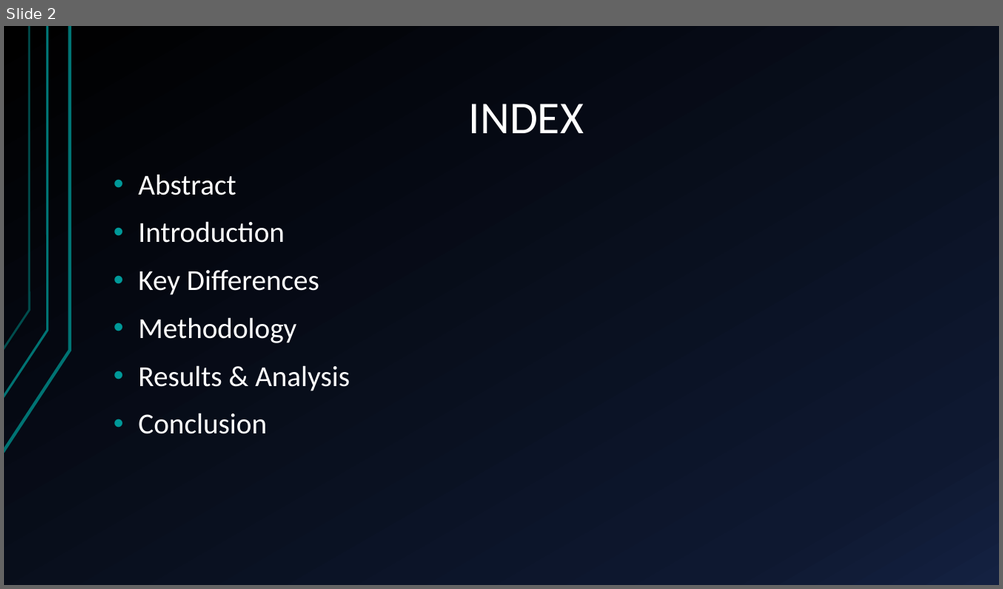
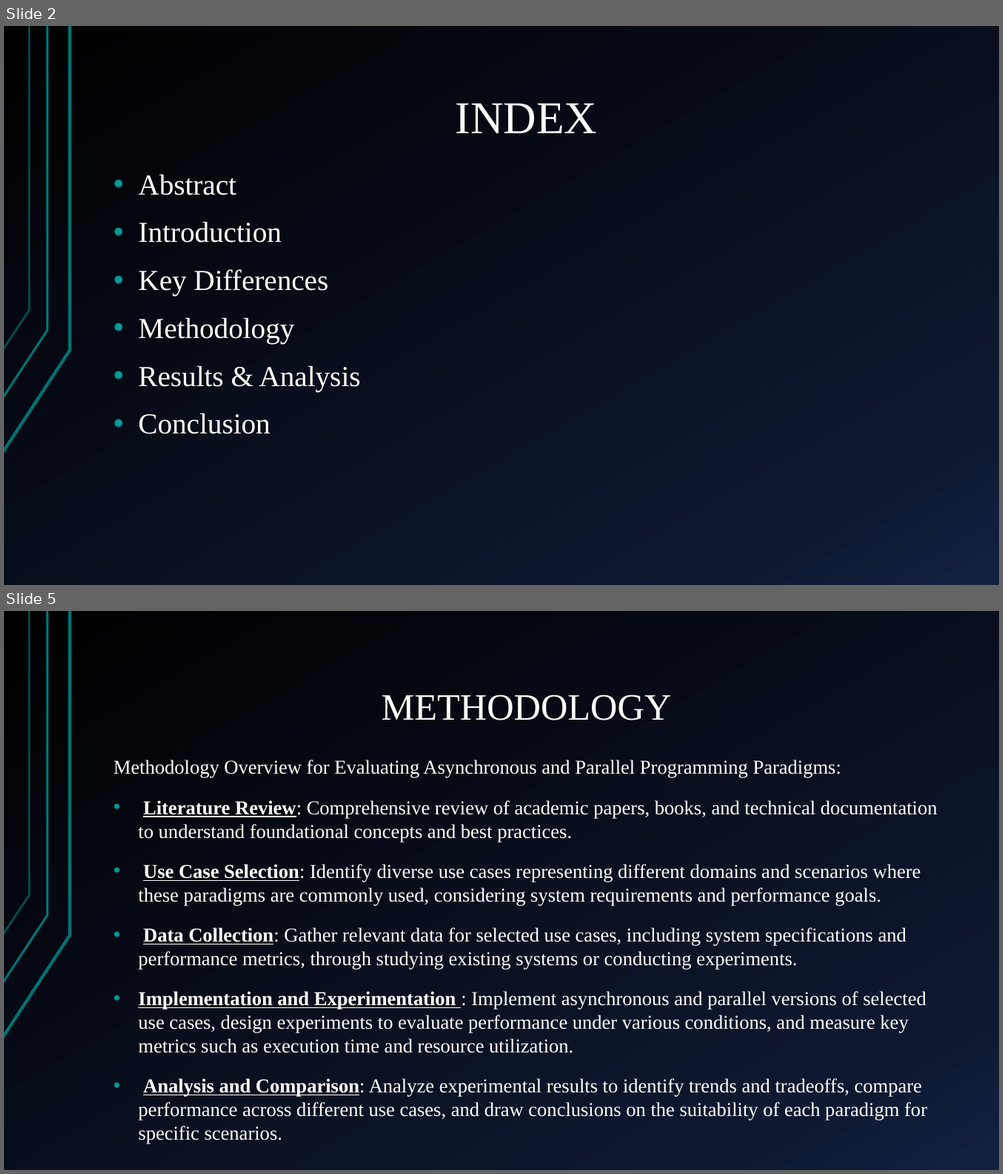
Before and after one commit to ShreyashBhardwaj/AnalysisoUseCases, a slide deck: Analysis of Use Cases.pptx. Shown one above the other, each under a label of ours: slide 2 before the commit, slides 2 and 5 after it; the slides between them are not shown. The pictures are 1003x589 and 1003x1174 pixels, drawn with LibreOffice and Linux fonts; fonts in the diff are those of the drawing. Boxes give left, top, right and bottom in pixels: in the first picture for what was removed or moved away, otherwise in the second. Text is boxed around its words. In the diff, an @@ line names an element or a change of style, - is before the commit and + after.

```diff
--- a/Analysis of Use Cases.pptx
+++ b/Analysis of Use Cases.pptx
@@ slide 5 added at (4,611,999,1170), background gradient #000000 to #0F1931 to #142242; not listed: 3 template elements that a slide beside it also shows @@
@@ title added at (381,695,671,721), 36 pt, text #FFFFFF @@
+METHODOLOGY
@@ text added at (114,760,937,1121), 19 pt, text #FFFFFF @@
+Methodology Overview for Evaluating Asynchronous and Parallel Programming Paradigms:
+• Literature Review: Comprehensive review of academic papers, books, and technical documentation to understand foundational concepts and best practices.
+• Use Case Selection: Identify diverse use cases representing different domains and scenarios where these paradigms are commonly used, considering system requirements and performance goals.
+• Data Collection: Gather relevant data for selected use cases, including system specifications and performance metrics, through studying existing systems or conducting experiments.
+• Implementation and Experimentation : Implement asynchronous and parallel versions of selected use cases, design experiments to evaluate performance under various conditions, and measure key metrics such as execution time and resource utilization.
+• Analysis and Comparison: Analyze experimental results to identify trends and tradeoffs, compare performance across different use cases, and draw conclusions on the suitability of each paradigm for specific scenarios.
@@ slide 2 changed as well @@
@@ title "INDEX" at (455,103,597,133): font Calibri to Times New Roman @@
@@ text "Abstract" at (138,174,361,434): font Calibri to Times New Roman @@
```
Also in this commit, not shown: 6 other slides changed, 8 other slides added, 2 slides removed.
